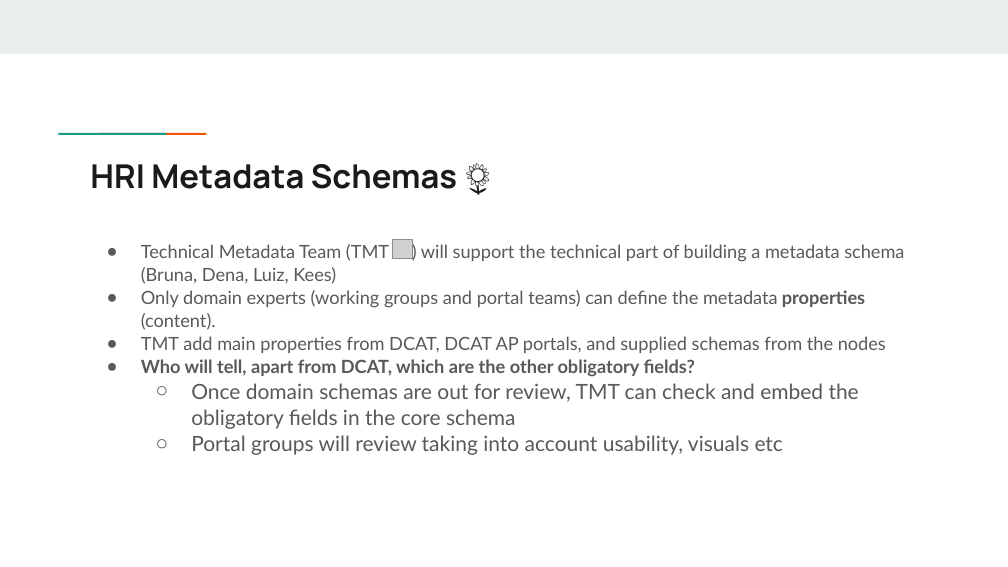
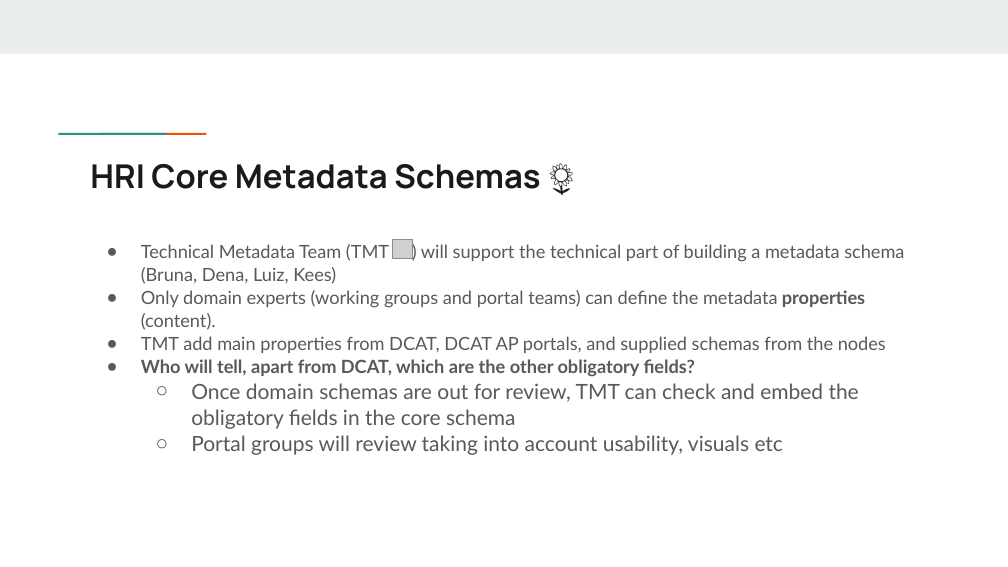
Before and after one commit to Health-RI/health-ri-metadata, a slide deck: slide 10 of Presentations/HRI_Metadata_Schema_ImagingGroup_KickOff (1).pptx (slide 11 before the commit). Drawn at 1008x567 pixels with LibreOffice and Linux fonts; fonts in the diff are those of the drawing; grey boxes stand for pictures. Boxes give left, top, right and bottom in pixels: in the first picture for what was removed or moved away, otherwise in the second. Text is boxed around its words. In the diff, an @@ line names an element or a change of style, - is before the commit and + after.

```diff
--- a/Presentations/HRI_Metadata_Schema_ImagingGroup_KickOff (1).pptx
+++ b/Presentations/HRI_Metadata_Schema_ImagingGroup_KickOff (1).pptx
@@ title at (90, 164, 540, 189): text changed @@
-HRI Metadata Schemas 🌻
+HRI Core Metadata Schemas 🌻
```
Also in this commit, not shown: 10 other slides changed, 1 slide removed, 1 other file.
